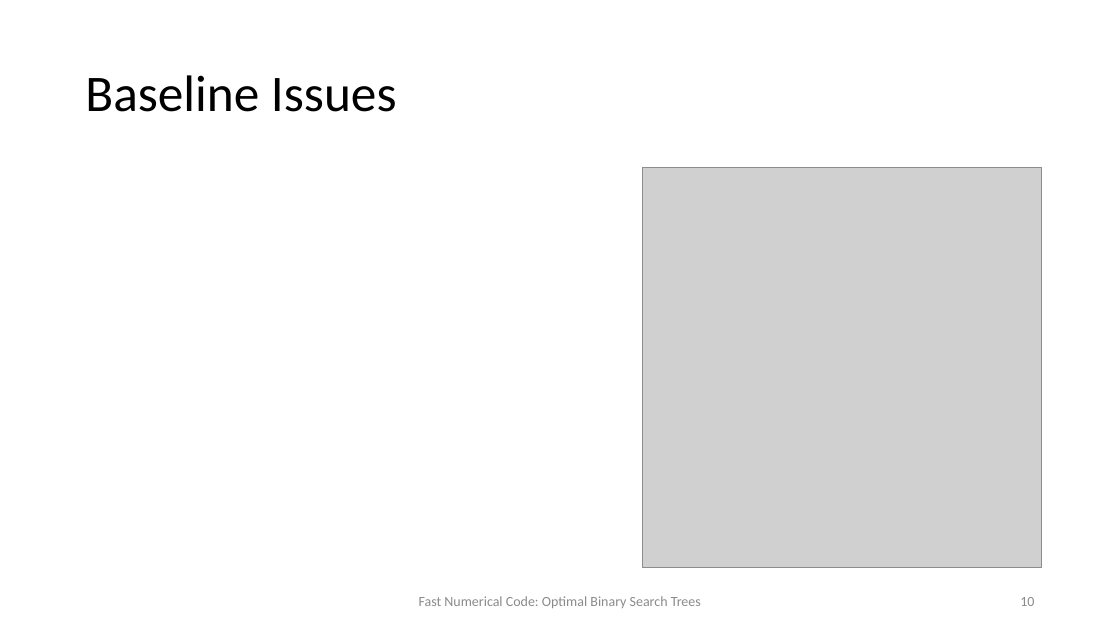
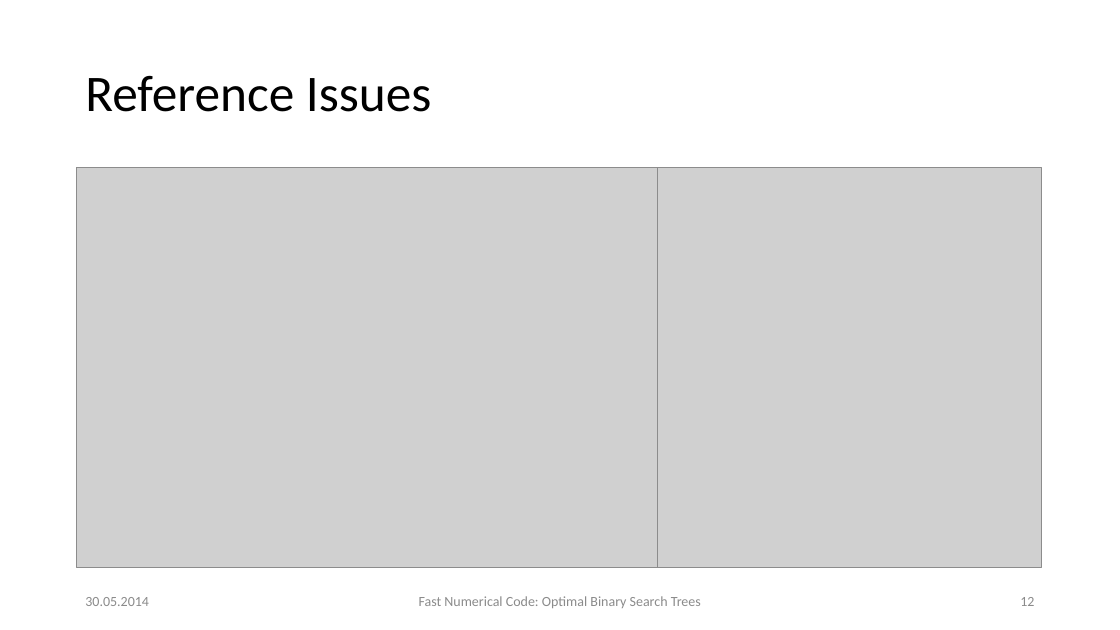
Before and after one commit to d-s-d/FNC14-BST, a slide deck: slide 12 of presentation/presentation.pptx (slide 10 before the commit). Drawn at 1120x630 pixels with LibreOffice and Linux fonts; fonts in the diff are those of the drawing; grey boxes stand for pictures. Boxes give left, top, right and bottom in pixels: in the first picture for what was removed or moved away, otherwise in the second. Text is boxed around its words. In the diff, an @@ line names an element or a change of style, - is before the commit and + after.

```diff
--- a/presentation/presentation.pptx
+++ b/presentation/presentation.pptx
@@ title at bbox=[85, 75, 432, 112]: text changed @@
-Baseline Issues
+Reference Issues
@@ picture added at bbox=[76, 168, 658, 568] @@
@@ text added at bbox=[85, 597, 149, 606], 12 pt, text #8C8C8C @@
+30.05.2014
@@ page number at bbox=[1020, 597, 1034, 606]: text changed @@
-10
+12
```
Also in this commit, not shown: 25 other slides changed, 10 slides added, 9 other files.
